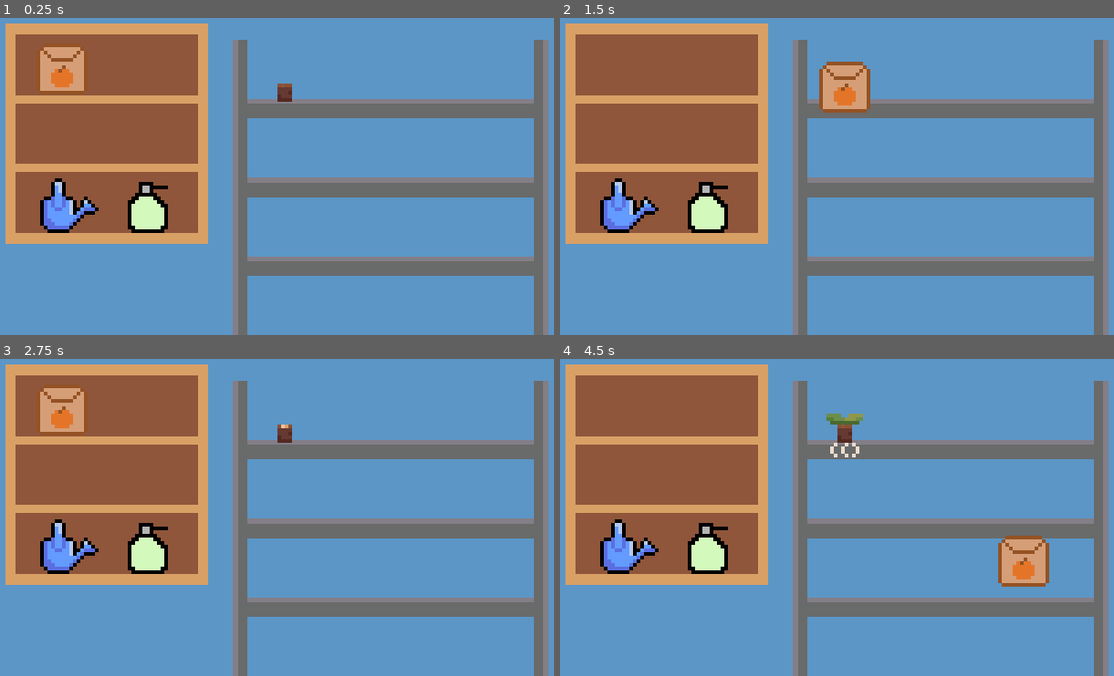
Above: before the commit, frames 1-4 (two rows, left to right).
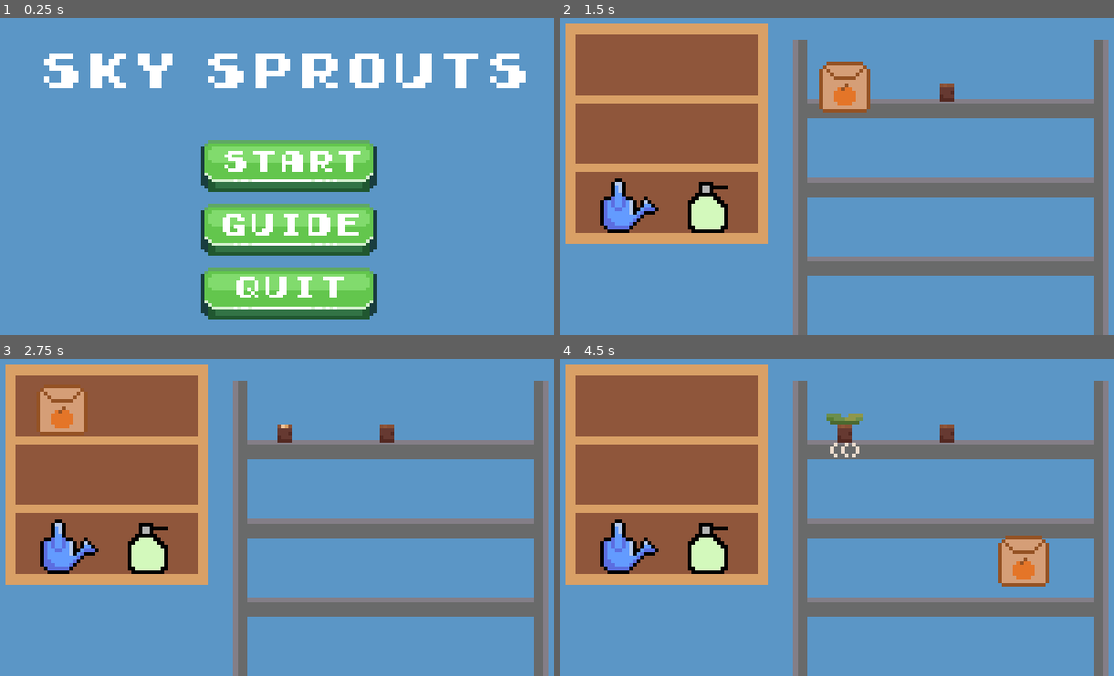
Above: after the commit, the same moments.

Repository: lenseling/HackNC-2023
Game: Godot game, scene res://scenes/menu.tscn
The game is run twice, just before and just after one commit, with the same random seed, the same clock (stepped at 60 frames per second) and the same inputs. Before the commit the project starts from res://scenes/main.tscn.
Inputs (mouse positions are in pixels of both pictures, inside the frame that each line leads up to):
- Up to frame 1 (0.25 s): no input
- Up to frame 2 (1.5 s): click (848, 166) at 0.5 s, where only the run after the commit has a clickable "Start"; tap Enter at 1.25 s; move the mouse to (842, 87) at 1.27 s; click (842, 87) at 1.42 s
- Up to frame 3 (2.75 s): tap Space at 2 s; move the mouse to (60, 409) at 2.02 s; click (60, 409) at 2.17 s
- Up to frame 4 (4.5 s): tap Enter at 2.75, 4.25 s; click (620, 409) at 2.92 s; tap Space at 3.5 s; move the mouse to (820, 577) at 3.52 s; click (820, 577) at 3.67 s; move the mouse to (1025, 561) at 4.27 s; click (1025, 561) at 4.42 s

The runs differ from the first frame. In frame 1, 55% of the frame differs, in the area x 0-100%, y 1-100%; in frame 2, 0.2%; in frame 3, 0.2%; in frame 4, 0.2%.

Commit message:
background music + solid color background

Diff:
--- a/project.godot
+++ b/project.godot
@@ -11,7 +11,7 @@
 [application]
 
 config/name="SkySprouts"
-run/main_scene="res://scenes/main.tscn"
+run/main_scene="res://scenes/menu.tscn"
 config/features=PackedStringArray("4.1", "Forward Plus")
 config/icon="res://icon.svg"
 
--- a/scenes/ending.tscn
+++ b/scenes/ending.tscn
@@ -1,8 +1,9 @@
-[gd_scene load_steps=4 format=3 uid="uid://dqppfag5253gr"]
+[gd_scene load_steps=5 format=3 uid="uid://dqppfag5253gr"]
 
 [ext_resource type="Script" path="res://scripts/ending.gd" id="1_5xe7l"]
 [ext_resource type="Texture2D" uid="uid://2qvoqbfg1igj" path="res://assets/[4] Green/[1] Normal.png" id="2_2n330"]
 [ext_resource type="FontFile" uid="uid://eou77t2to7h" path="res://assets/Early GameBoy.ttf" id="3_eis7v"]
+[ext_resource type="AudioStream" uid="uid://d3jbrmvnuqjw1" path="res://scenes/plantslikemusic.mp3" id="4_jflwq"]
 
 [node name="ending" type="Node2D"]
 script = ExtResource("1_5xe7l")
@@ -44,4 +45,16 @@
 Total earned:
 Sustainability:"
 
+[node name="ColorRect" type="ColorRect" parent="."]
+z_index = -2
+offset_right = 186.0
+offset_bottom = 96.0
+mouse_filter = 2
+color = Color(0.356863, 0.588235, 0.776471, 1)
+
+[node name="AudioStreamPlayer" type="AudioStreamPlayer" parent="."]
+stream = ExtResource("4_jflwq")
+volume_db = -28.665
+autoplay = true
+
 [connection signal="pressed" from="TextureButton" to="." method="_on_texture_button_pressed"]
--- a/scenes/lettuce_seeds.tscn
+++ b/scenes/lettuce_seeds.tscn
@@ -1,6 +1,6 @@
 [gd_scene load_steps=4 format=3 uid="uid://cx4x56sumhq8q"]
 
-[ext_resource type="Script" path="res://lettuce_seeds.gd" id="1_a60lm"]
+[ext_resource type="Script" path="res://scripts/lettuce_seeds.gd" id="1_a60lm"]
 [ext_resource type="Texture2D" uid="uid://ndxcmipm2yd3" path="res://assets/seeds/pumpkin-seeds.png" id="2_5hs5i"]
 
 [sub_resource type="RectangleShape2D" id="RectangleShape2D_4gwj4"]
--- a/scenes/main.tscn
+++ b/scenes/main.tscn
@@ -1,11 +1,12 @@
-[gd_scene load_steps=7 format=3 uid="uid://bceb3ta2vfb7a"]
+[gd_scene load_steps=8 format=3 uid="uid://bceb3ta2vfb7a"]
 
 [ext_resource type="PackedScene" uid="uid://cxny3g4dvr17h" path="res://scenes/plantShelf.tscn" id="1_qvtw1"]
 [ext_resource type="PackedScene" uid="uid://6k30tnb7putq" path="res://scenes/shop.tscn" id="2_o3ba3"]
 [ext_resource type="PackedScene" uid="uid://qkbkmj8ny1nd" path="res://scenes/wateringCan.tscn" id="4_l4ggy"]
-[ext_resource type="PackedScene" path="res://scenes/growing_zone.tscn" id="5_87wal"]
+[ext_resource type="PackedScene" uid="uid://bmodcvr0tiy7a" path="res://scenes/growing_zone.tscn" id="5_87wal"]
 [ext_resource type="Texture2D" uid="uid://bvjyayn77e830" path="res://assets/tools/pesticide.png" id="5_xmknb"]
-[ext_resource type="PackedScene" path="res://scenes/pumpkin_seeds.tscn" id="6_dfqtw"]
+[ext_resource type="PackedScene" uid="uid://didq8obcioeta" path="res://scenes/pumpkin_seeds.tscn" id="6_dfqtw"]
+[ext_resource type="AudioStream" uid="uid://d3jbrmvnuqjw1" path="res://scenes/plantslikemusic.mp3" id="7_0miny"]
 
 [node name="main" type="Node2D"]
 
@@ -33,9 +34,18 @@
 texture = ExtResource("5_xmknb")
 
 [node name="growing_zone" parent="." instance=ExtResource("5_87wal")]
+position = Vector2(107, 22)
+
+[node name="growing_zone2" parent="." instance=ExtResource("5_87wal")]
 position = Vector2(79, 22)
 
 [node name="pumpkin_seeds" parent="." instance=ExtResource("6_dfqtw")]
 position = Vector2(18, 17)
 
+[node name="AudioStreamPlayer" type="AudioStreamPlayer" parent="."]
+stream = ExtResource("7_0miny")
+volume_db = -28.665
+autoplay = true
+
 [connection signal="input_event" from="growing_zone" to="growing_zone" method="_on_input_event"]
+[connection signal="input_event" from="growing_zone2" to="growing_zone2" method="_on_input_event"]
--- a/scenes/menu.tscn
+++ b/scenes/menu.tscn
@@ -1,8 +1,9 @@
-[gd_scene load_steps=4 format=3 uid="uid://0k2i4v3rynxv"]
+[gd_scene load_steps=5 format=3 uid="uid://0k2i4v3rynxv"]
 
 [ext_resource type="Script" path="res://scripts/menu.gd" id="1_favvy"]
 [ext_resource type="Texture2D" uid="uid://2qvoqbfg1igj" path="res://assets/[4] Green/[1] Normal.png" id="1_q1q32"]
 [ext_resource type="FontFile" uid="uid://eou77t2to7h" path="res://assets/Early GameBoy.ttf" id="2_nftwj"]
+[ext_resource type="AudioStream" uid="uid://d3jbrmvnuqjw1" path="res://scenes/plantslikemusic.mp3" id="4_ge64a"]
 
 [node name="menu" type="Control"]
 layout_mode = 3
@@ -148,6 +149,19 @@
 position = Vector2(576, 326)
 zoom = Vector2(0.14, 0.14)
 
+[node name="ColorRect" type="ColorRect" parent="."]
+z_index = -1
+layout_mode = 0
+offset_right = 1216.0
+offset_bottom = 695.0
+mouse_filter = 2
+color = Color(0.356863, 0.588235, 0.776471, 1)
+
+[node name="AudioStreamPlayer" type="AudioStreamPlayer" parent="."]
+stream = ExtResource("4_ge64a")
+volume_db = -28.665
+autoplay = true
+
 [connection signal="pressed" from="VBoxContainer/start_button" to="." method="_on_start_button_pressed"]
 [connection signal="pressed" from="VBoxContainer/guide_button" to="." method="_on_guide_button_pressed"]
 [connection signal="pressed" from="VBoxContainer/quit_button" to="." method="_on_quit_button_pressed"]
Not shown, added: assets/plantslikemusic.mp3.import
Not shown: 1 places in scenes/plantShelf.tscn that only renumber resources
Not shown, added: scenes/plantslikemusic.mp3.import
Not shown: 1 places in scenes/shop.tscn that only renumber resources
Not shown: 1 places in scenes/wateringCan.tscn that only renumber resources
Renamed: lettuce_seeds.gd -> scripts/lettuce_seeds.gd
Not shown, added: scripts/plantslikemusic.mp3.import
Not shown, added: assets/plantslikemusic.mp3
Not shown, added: scenes/plantslikemusic.mp3
Not shown, added: scripts/plantslikemusic.mp3
